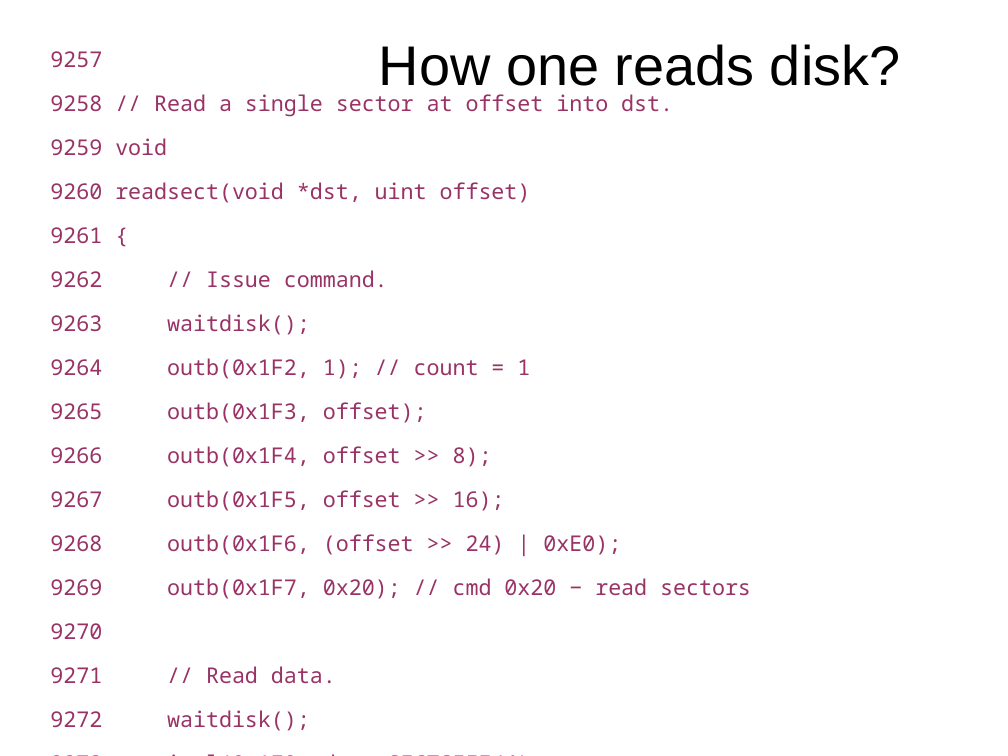
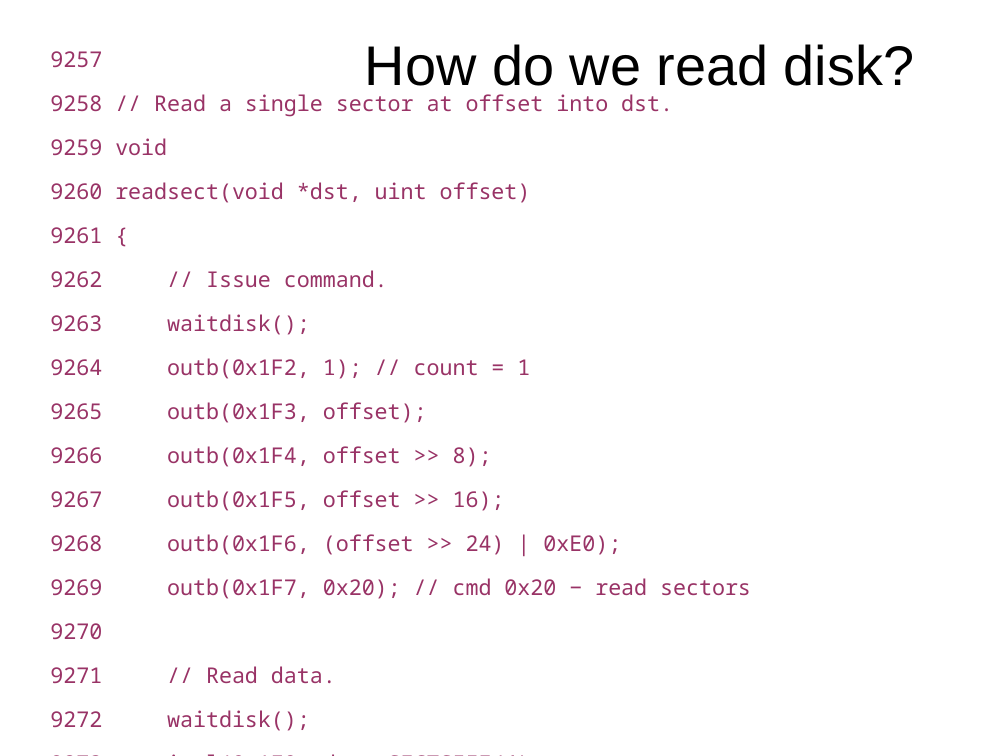
Before and after one commit to antonburtsev/cs5460, a slide deck: slide 24 of lecture07-system-boot/lecture07-system-boot.odp (slide 16 before the commit). Drawn at 1008x756 pixels with LibreOffice and Linux fonts; fonts in the diff are those of the drawing. Boxes give left, top, right and bottom in pixels: in the first picture for what was removed or moved away, otherwise in the second. Text is boxed around its words. In the diff, an @@ line names an element or a change of style, - is before the commit and + after.

```diff
--- a/lecture07-system-boot/lecture07-system-boot.odp
+++ b/lecture07-system-boot/lecture07-system-boot.odp
@@ title at box(365, 44, 914, 95): text changed @@
-How one reads disk?
+How do we read disk?
```
Also in this commit, not shown: 7 other slides changed, 9 slides added, 1 other file.
